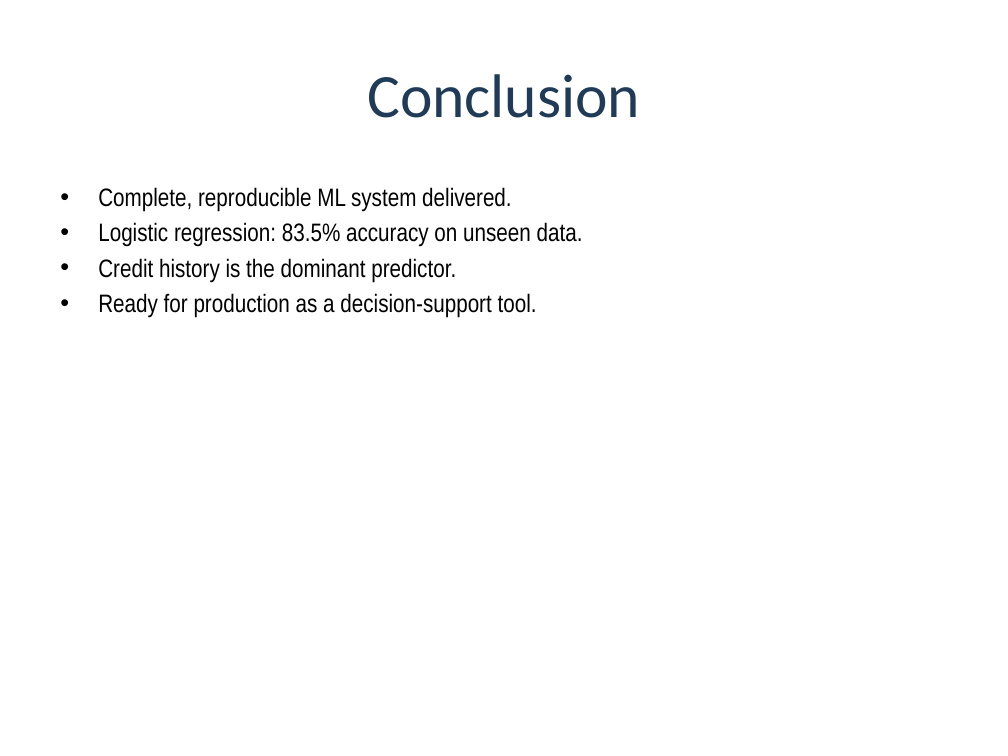
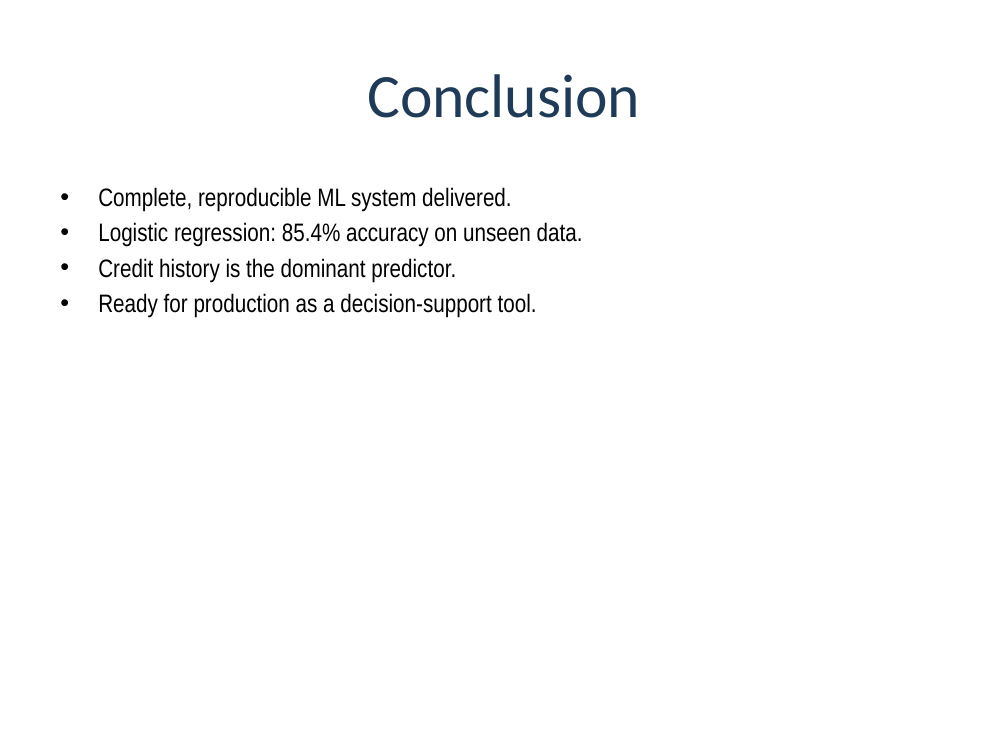
Before and after one commit to molisezx/-motz-loan-prediction-, a slide deck: slide 23 of presentation/DIAL3110_Loan_Prediction_Slides.pptx. Drawn at 1008x756 pixels with LibreOffice and Linux fonts; fonts in the diff are those of the drawing. Boxes give left, top, right and bottom in pixels: in the first picture for what was removed or moved away, otherwise in the second. Text is boxed around its words. In the diff, an @@ line names an element or a change of style, - is before the commit and + after.

```diff
--- a/presentation/DIAL3110_Loan_Prediction_Slides.pptx
+++ b/presentation/DIAL3110_Loan_Prediction_Slides.pptx
@@ text at [98,222,583,247]: text changed @@
-• Logistic regression: 83.5% accuracy on unseen data.
+• Logistic regression: 85.4% accuracy on unseen data.
```
Also in this commit, not shown: 6 other slides changed, 40 other files.
